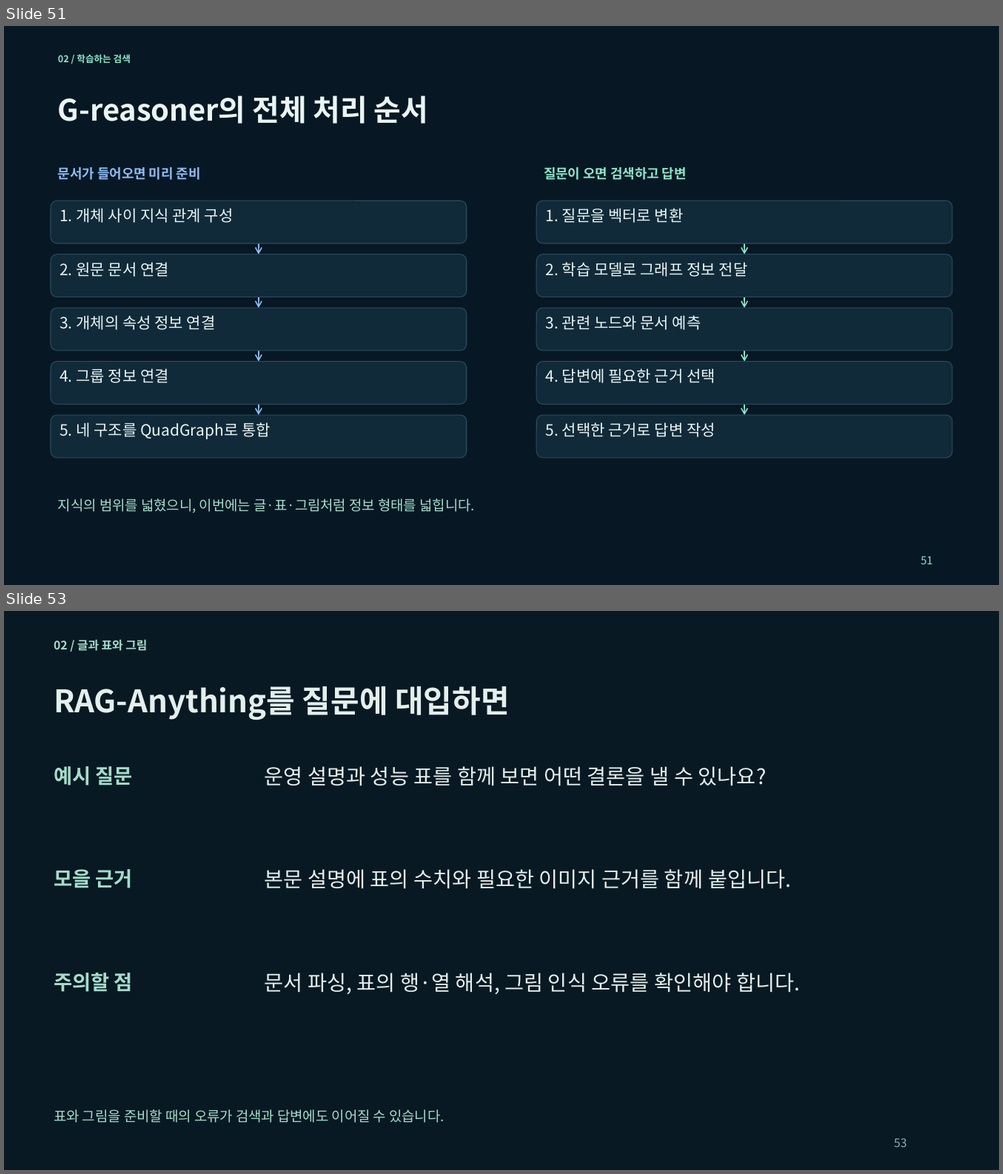
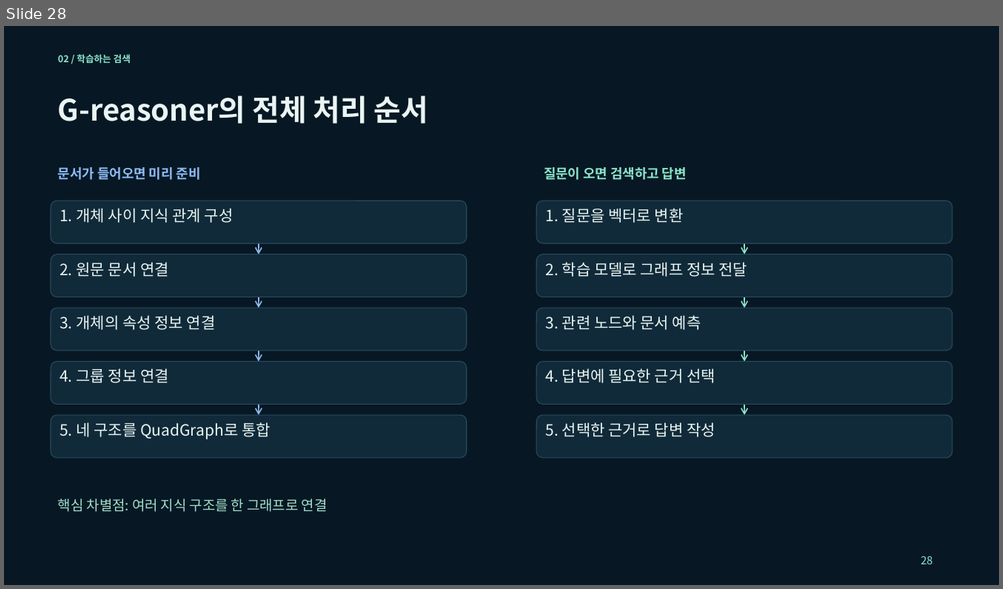
Before and after one commit to euiyulsong/graphrag-atlas, a slide deck: slides/GraphRAG_Atlas_Tech_Seminar.pptx. Shown one above the other, each under a label of ours: slides 51 and 53 before the commit, slide 28 after it; the slides between them are not shown. The pictures are 1003x1174 and 1003x589 pixels, drawn with LibreOffice and Linux fonts; fonts in the diff are those of the drawing. Boxes give left, top, right and bottom in pixels: in the first picture for what was removed or moved away, otherwise in the second. Text is boxed around its words. In the diff, an @@ line names an element or a change of style, - is before the commit and + after.

```diff
--- a/slides/GraphRAG_Atlas_Tech_Seminar.pptx
+++ b/slides/GraphRAG_Atlas_Tech_Seminar.pptx
@@ slide 53 removed at [4, 611, 999, 1170], background #081923 @@
@@ text removed at [54, 639, 147, 651] @@
-02 / 글과 표와 그림
@@ text removed at [54, 686, 509, 720] @@
-RAG-Anything를 질문에 대입하면
@@ text removed at [54, 766, 133, 786] @@
-예시 질문
@@ text removed at [264, 766, 766, 786] @@
-운영 설명과 성능 표를 함께 보면 어떤 결론을 낼 수 있나요?
@@ text removed at [54, 869, 133, 889] @@
-모을 근거
@@ text removed at [264, 869, 791, 889] @@
-본문 설명에 표의 수치와 필요한 이미지 근거를 함께 붙입니다.
@@ text removed at [54, 973, 133, 992] @@
-주의할 점
@@ text removed at [264, 973, 800, 994] @@
-문서 파싱, 표의 행·열 해석, 그림 인식 오류를 확인해야 합니다.
@@ text removed at [54, 1110, 444, 1123] @@
-표와 그림을 준비할 때의 오류가 검색과 답변에도 이어질 수 있습니다.
@@ text removed at [893, 1139, 907, 1147] @@
-53
@@ what was slide 51 is now slide 28 @@
@@ slide 28 changed as well @@
@@ text at [58, 499, 327, 512]: text changed @@
-지식의 범위를 넓혔으니, 이번에는 글·표·그림처럼 정보 형태를 넓힙니다.
+핵심 차별점: 여러 지식 구조를 한 그래프로 연결
@@ text at [920, 557, 932, 565]: text changed @@
-51
+28
```
Also in this commit, not shown: 12 other slides changed, 29 other slides removed, 5 other files.
